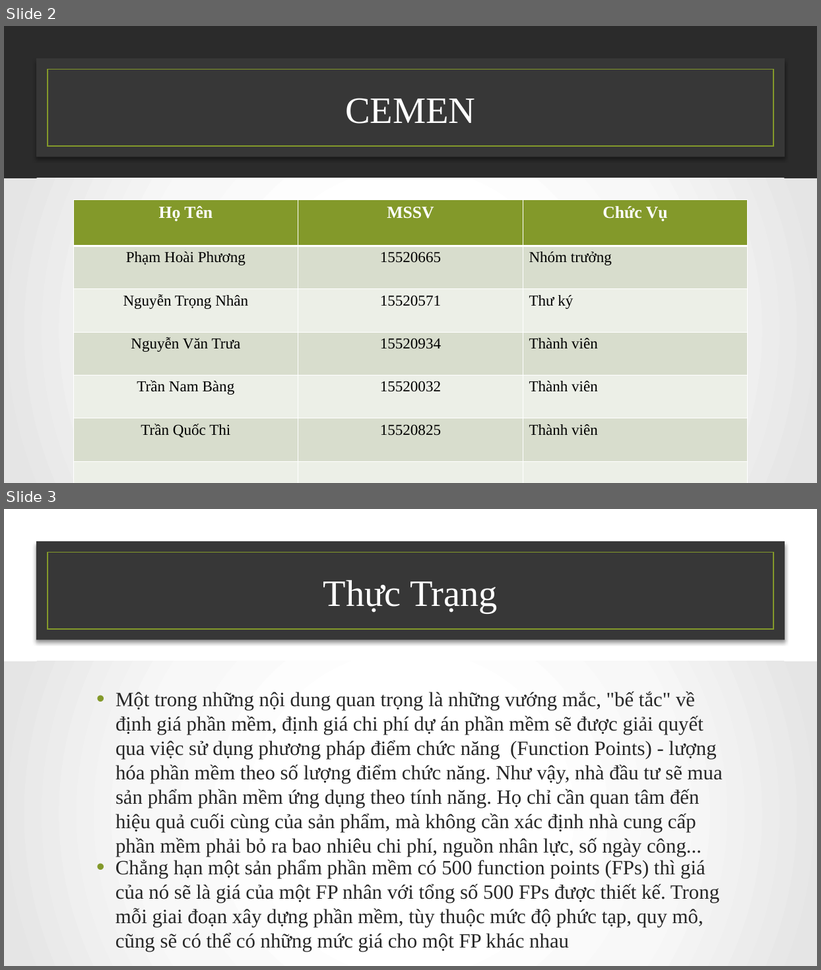
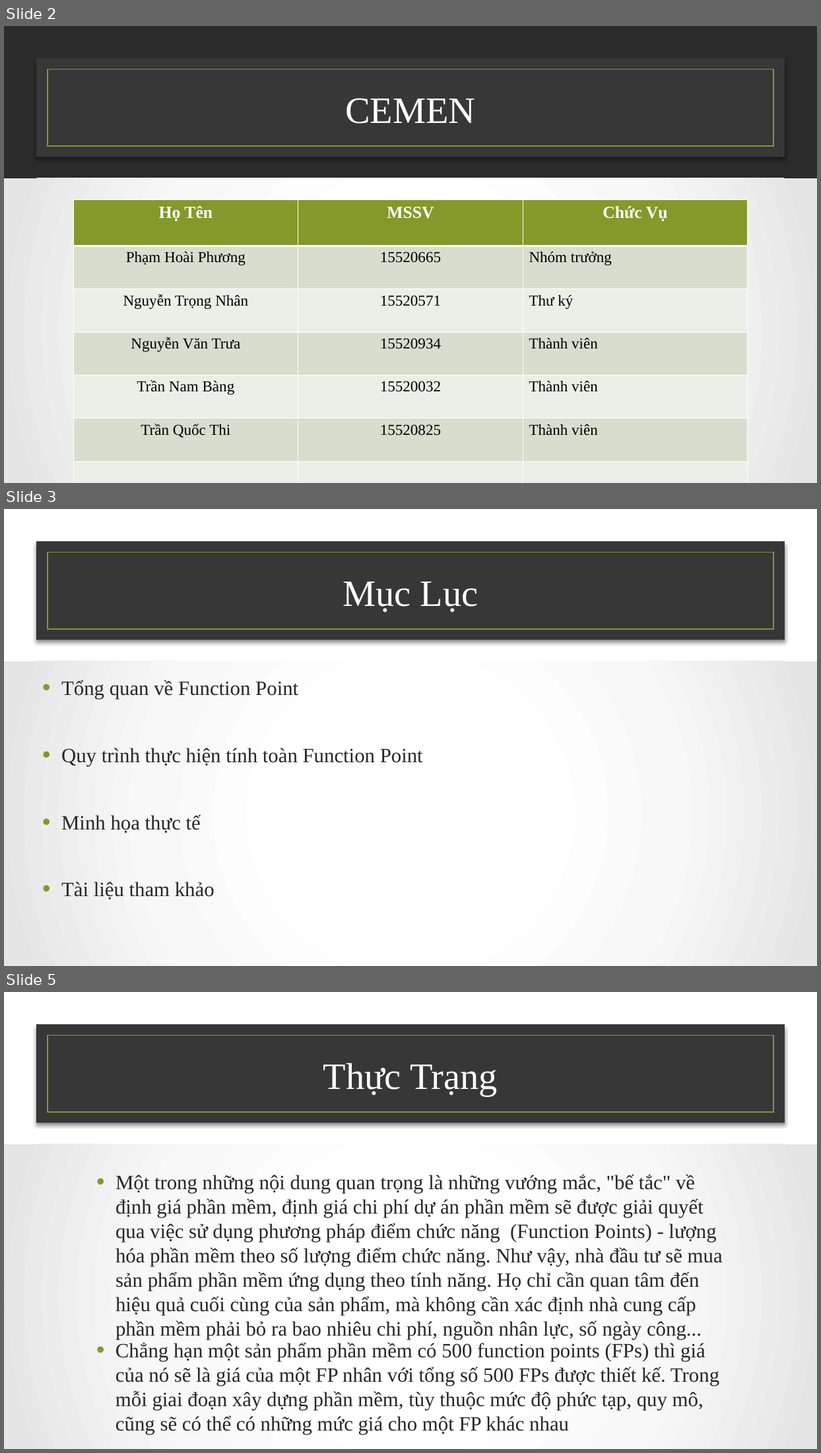
Before and after one commit to NamBang/CEMEM, a slide deck: FILE_BAO_CAO/Funciton-Point .pptx. Shown one above the other, each under a label of ours: slides 2 and 3 before the commit, slides 2, 3 and 5 after it; the slides between them are not shown. The pictures are 821x970 and 821x1453 pixels, drawn with LibreOffice and Linux fonts; fonts in the diff are those of the drawing; background and template pictures are left out; a plain dark background stands for a picture behind light text. Boxes give left, top, right and bottom in pixels: in the first picture for what was removed or moved away, otherwise in the second. Text is boxed around its words. In the diff, an @@ line names an element or a change of style, - is before the commit and + after.

Commit message:
update function point

```diff
--- a/FILE_BAO_CAO/Funciton-Point .pptx
+++ b/FILE_BAO_CAO/Funciton-Point .pptx
@@ slide 3 added at <box>4,509,817,966</box>, background picture (left out) @@
@@ rectangle added at <box>36,541,785,640</box>, fill #373737 @@
@@ rectangle added at <box>48,553,774,629</box>, outline #83992A 1.25 pt @@
@@ title added at <box>343,582,479,613</box>, 44 pt, text #FFFFFF @@
+Mục Lục
@@ rectangle added at <box>4,661,817,966</box>, fill gradient #FFFFFF to #F8F8F8 to #E5E5E5 @@
@@ text added at <box>61,680,423,900</box>, 24 pt, text #262626 @@
+• Tổng quan về Function Point
+• Quy trình thực hiện tính toàn Function Point
+• Minh họa thực tế
+• Tài liệu tham khảo
@@ what was slide 3 is now slide 5 @@
```
Also in this commit, not shown: 15 slides changed, 4 other slides added, 2 slides removed.
